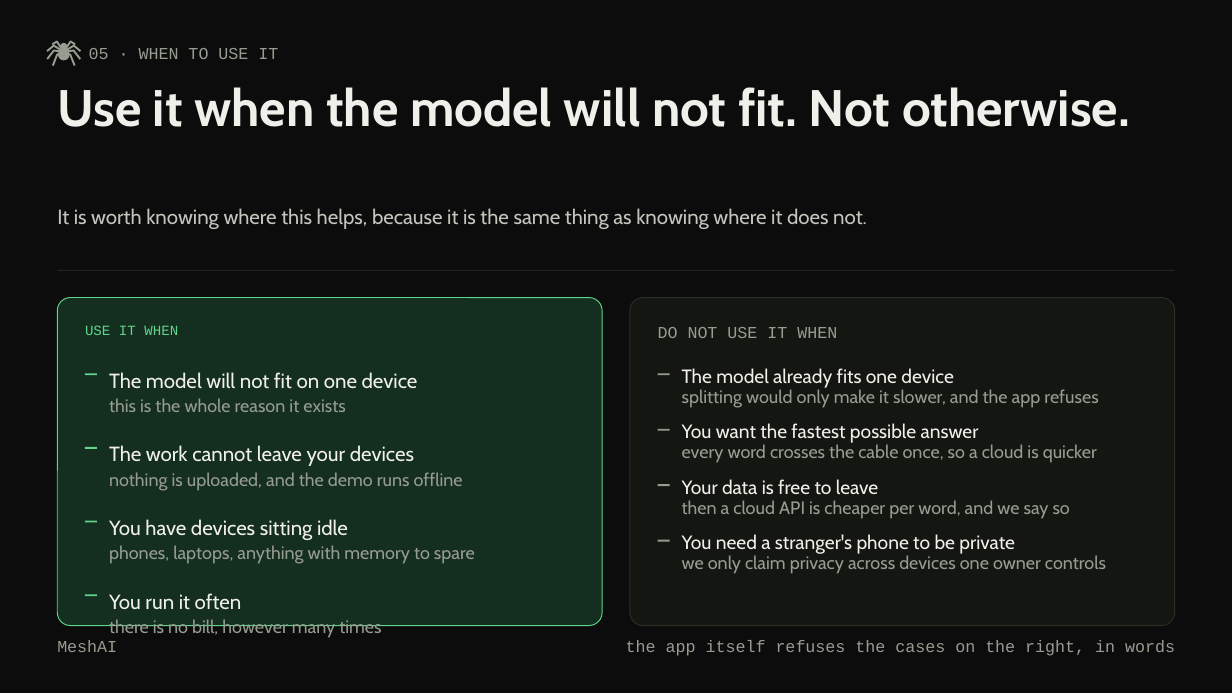
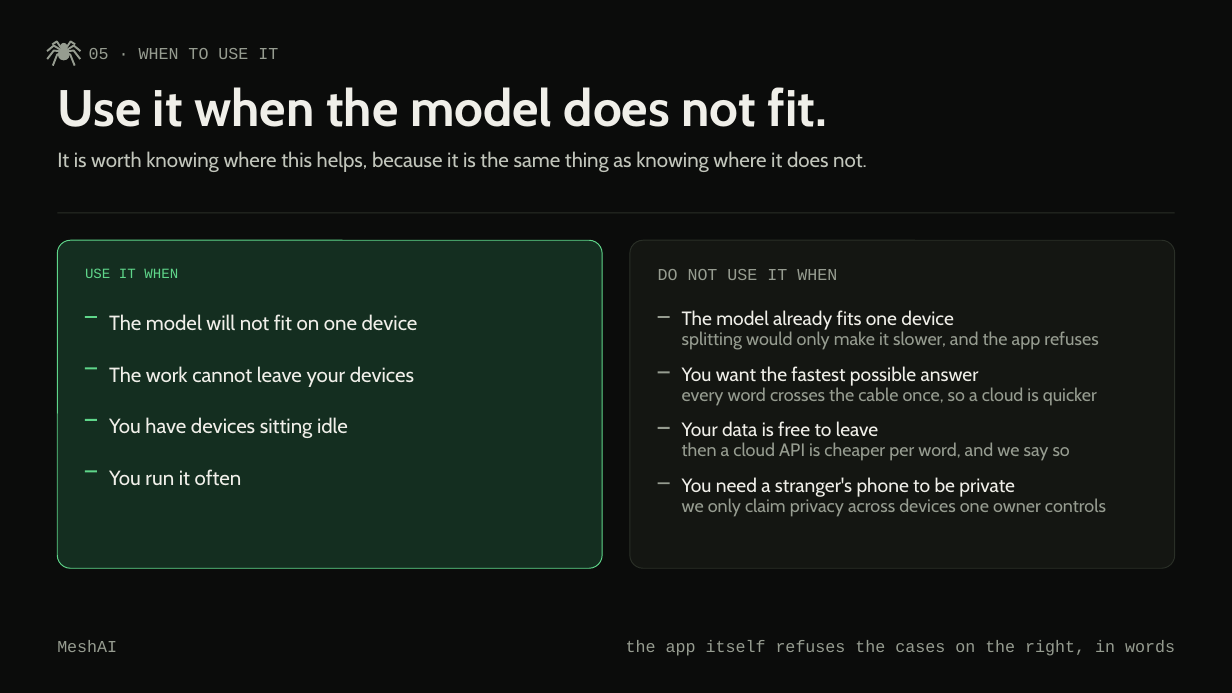
Before and after one commit to prajwal-gunnala/maynards, a slide deck: slide 7 of docs/deck-editable/MeshAI_Deck.pptx (slide 6 before the commit). Drawn at 1232x693 pixels with LibreOffice and Linux fonts; fonts in the diff are those of the drawing. Boxes give left, top, right and bottom in pixels: in the first picture for what was removed or moved away, otherwise in the second. Text is boxed around its words. In the diff, an @@ line names an element or a change of style, - is before the commit and + after.

Commit message:
deck: points only, a question before each turn, and a literature survey
The second line under every point is gone. It was prose in disguise and it
was what pushed cards past their own edges. A point is now one line.

The build refuses to ship a defect: after assembling, it walks every shape
and prints anything that falls off the page. That is how the overlaps were
found this time, instead of by squinting at a render.

Headings say the thing in the fewest words: a 30B model needs 18.6 GB;
phones and a laptop, as one machine; loading went from 517 s to 70 s; use it
when the model does not fit; 13% to 47%, on the same tests; we rent memory;
it ran this weekend.

Three slides now ask a question and the slide after answers it: how do you
run a model that does not fit, does splitting make the answers worse, and
who pays and what are they buying.

And the comparison is a proper literature survey: Petals, prima.cpp,
EdgeShard with their arXiv numbers, alongside exo, Darkbloom, llama.cpp's own
RPC and the single machine runtimes, each with the reason it is not this.

```diff
--- a/docs/deck-editable/MeshAI_Deck.pptx
+++ b/docs/deck-editable/MeshAI_Deck.pptx
@@ text at <box>57,87,827,127</box>: text changed @@
-Use it when the model will not fit. Not otherwise.
+Use it when the model does not fit.
@@ 6 texts, 2 rounded rectangles: place and size @@
-6 texts, 2 rounded rectangles at <box>57,208,1176,626</box>
+6 texts, 2 rounded rectangles at <box>57,151,1176,568</box>
@@ rectangle: place and size @@
-rectangle at <box>658,540,670,542</box>
+rectangle at <box>658,316,670,318</box>
@@ 6 texts, 2 rectangles: place and size @@
-6 texts, 2 rectangles at <box>57,270,1175,519</box>
+6 texts, 2 rectangles at <box>57,213,1175,461</box>
@@ text "The work cannot leave your ...": place and size @@
-text "The work cannot leave your ..." at <box>109,445,414,466</box>
+text "The work cannot leave your ..." at <box>109,366,414,387</box>
@@ rectangle: place and size @@
-rectangle at <box>85,594,97,596</box>
+rectangle at <box>85,368,97,370</box>
@@ rectangle: place and size @@
-rectangle at <box>85,447,97,449</box>
+rectangle at <box>85,419,97,421</box>
@@ text "You have devices sitting idle": place and size @@
-text "You have devices sitting idle" at <box>109,519,348,540</box>
+text "You have devices sitting idle" at <box>109,417,348,438</box>
@@ text removed at <box>109,398,345,412</box> @@
-this is the whole reason it exists
@@ rectangle: place and size @@
-rectangle at <box>85,520,97,522</box>
+rectangle at <box>85,470,97,472</box>
@@ text "You run it often": place and size @@
-text "You run it often" at <box>109,593,242,610</box>
+text "You run it often" at <box>109,469,242,486</box>
@@ text removed at <box>109,472,463,491</box> @@
-nothing is uploaded, and the demo runs offline
@@ text removed at <box>109,545,475,564</box> @@
-phones, laptops, anything with memory to spare
@@ text removed at <box>109,619,381,637</box> @@
-there is no bill, however many times
```
Also in this commit, not shown: 8 other slides changed, 3 slides added, 1 other file.
